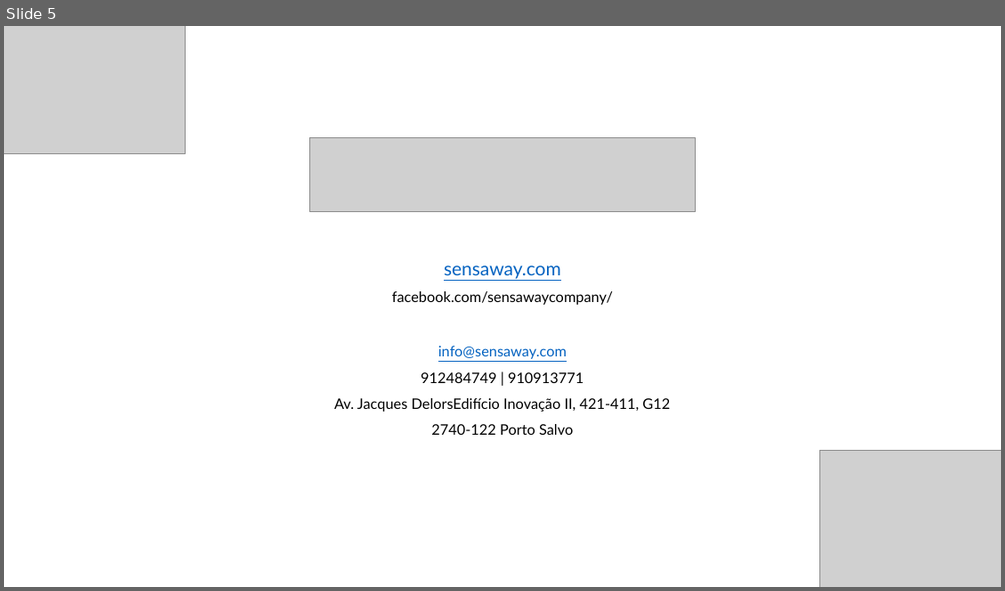
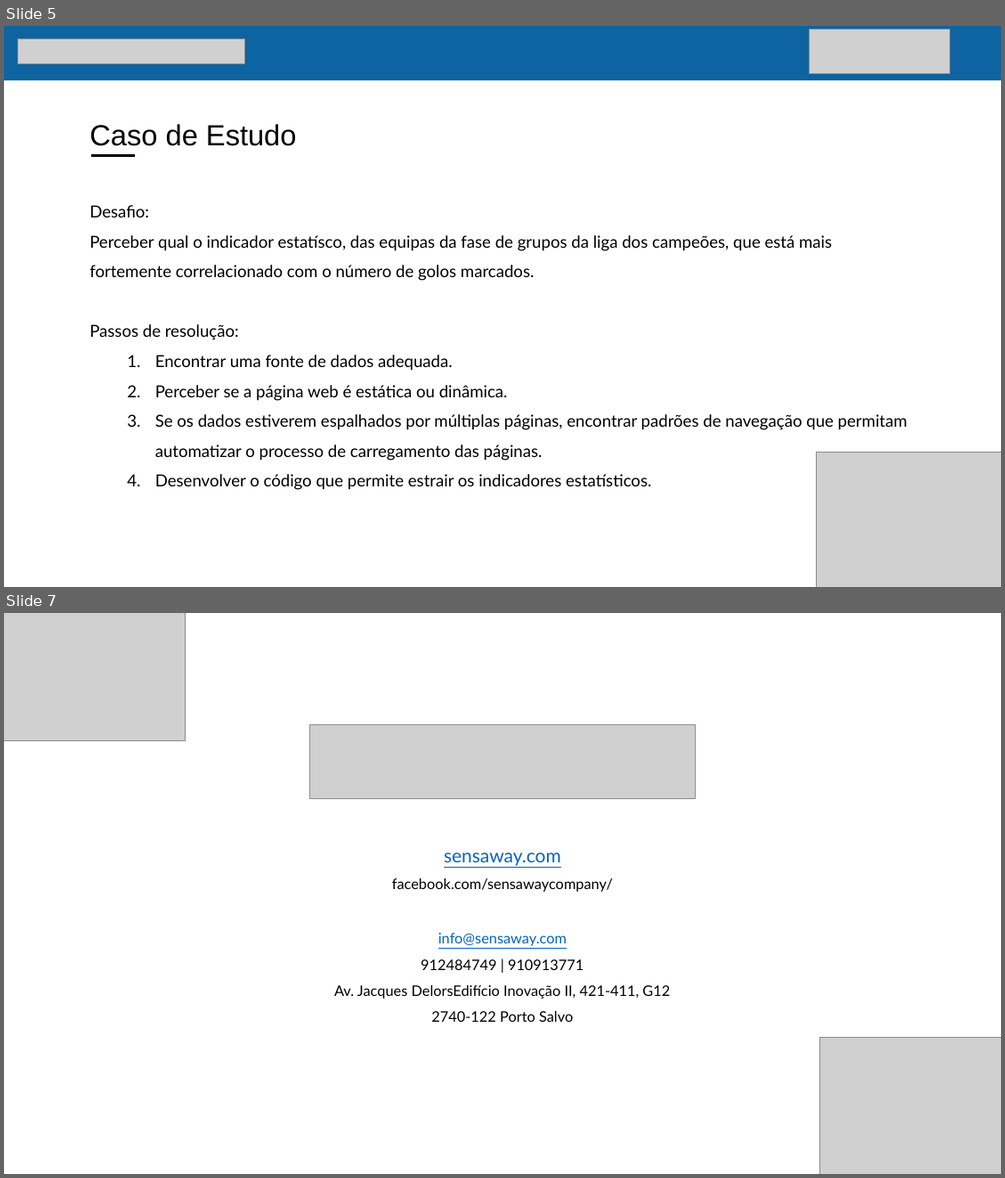
Before and after one commit to AndreSensaway/fpf-datathon-workshop-webscrapping, a slide deck: workshop_presentation.pptx. Shown one above the other, each under a label of ours: slide 5 before the commit, slides 5 and 7 after it; the slides between them are not shown. The pictures are 1005x591 and 1005x1178 pixels, drawn with LibreOffice and Linux fonts; fonts in the diff are those of the drawing; grey boxes stand for pictures. Boxes give left, top, right and bottom in pixels: in the first picture for what was removed or moved away, otherwise in the second. Text is boxed around its words. In the diff, an @@ line names an element or a change of style, - is before the commit and + after.

```diff
--- a/workshop_presentation.pptx
+++ b/workshop_presentation.pptx
@@ slide 5 added at box(4, 26, 1001, 587), background #FFFFFF @@
@@ rectangle added at box(4, 26, 1001, 80), fill #0E64A0 @@
@@ picture added at box(17, 38, 245, 63) @@
@@ picture added at box(809, 30, 949, 74) @@
@@ text added at box(89, 124, 297, 146), 28 pt, text #000000 @@
+Caso de Estudo
@@ line added from (91, 155) to (135, 155), #000000 3 pt @@
@@ text added at box(89, 205, 907, 490), 16 pt, text #000000 @@
+Desafio:
+Perceber qual o indicador estatísco, das equipas da fase de grupos da liga dos campeões, que está mais fortemente correlacionado com o número de golos marcados.
+Passos de resolução:
+  1. Encontrar uma fonte de dados adequada.
+  2. Perceber se a página web é estática ou dinâmica.
+  3. Se os dados estiverem espalhados por múltiplas páginas, encontrar padrões de navegação que permitam automatizar o processo de carregamento das páginas.
+  4. Desenvolver o código que permite estrair os indicadores estatísticos.
@@ picture added at box(816, 452, 1001, 587) @@
@@ what was slide 5 is now slide 7 @@
```
Also in this commit, not shown: 2 slides changed, 3 other slides added, 2 slides removed, 5 other files.
